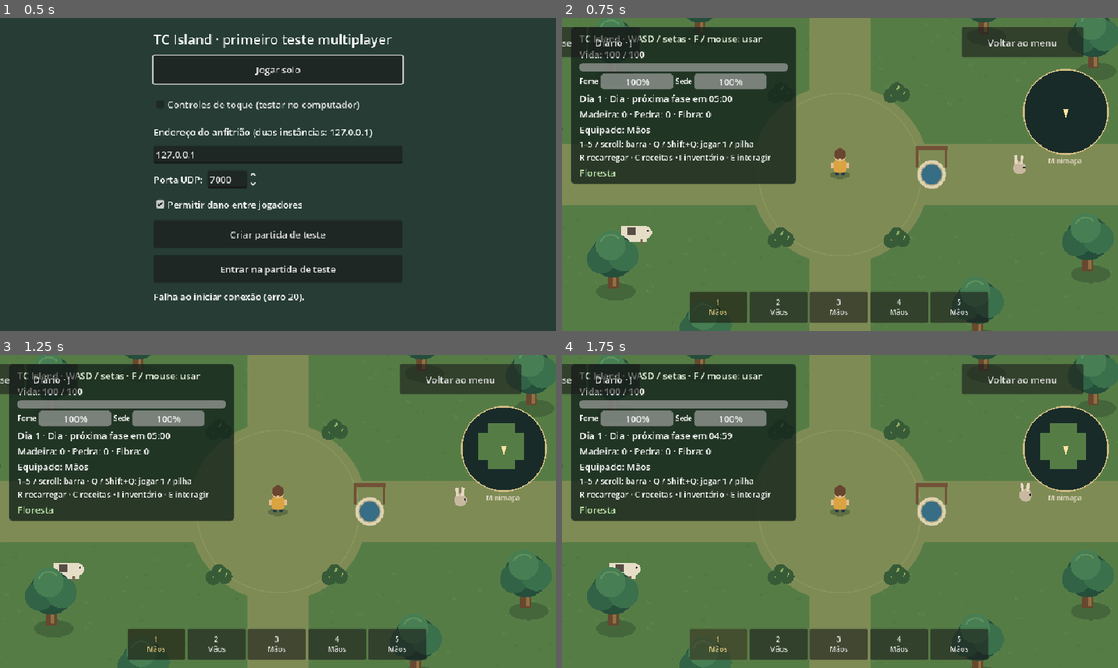
Above: before the commit, frames 1-4 (two rows, left to right).
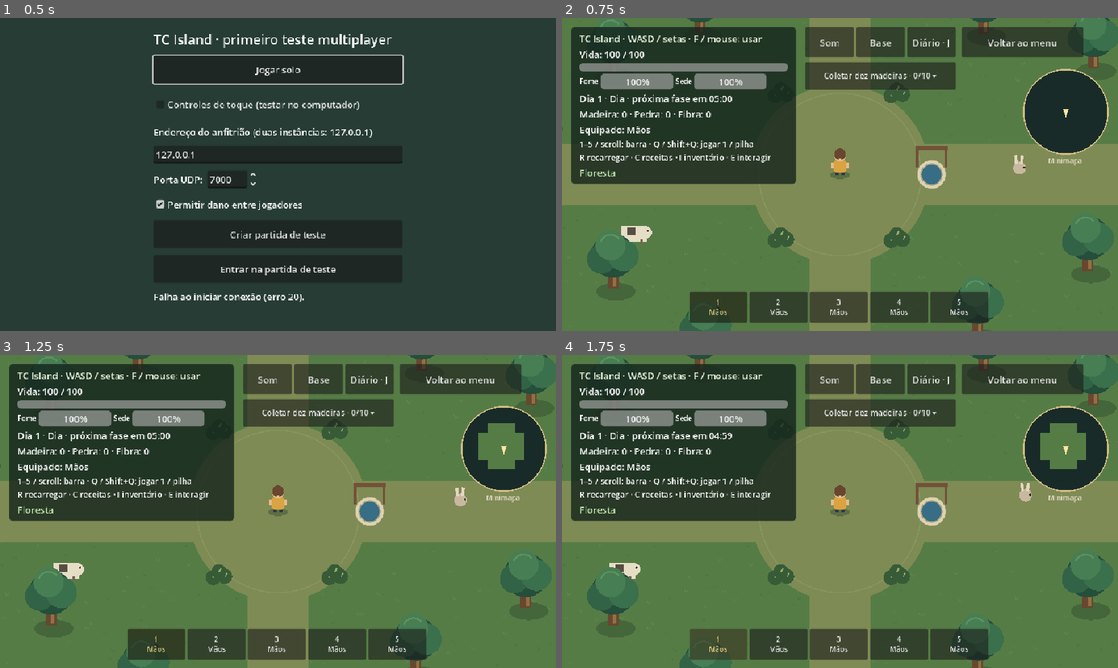
Above: after the commit, the same moments.

Repository: GustavoTc-Web/Tece-Island
Game: Godot game, scene res://tests/network_update_probe.tscn
The game is run twice, just before and just after one commit, with the same random seed, the same clock (stepped at 60 frames per second) and the same inputs. This scene is started directly instead of the project's main scene.
Inputs:
- Up to frame 1 (0.5 s): no input
- Up to frame 2 (0.75 s): click "Jogar solo" at 0.5 s
- Up to frame 3 (1.25 s): no input
- Up to frame 4 (1.75 s): click "1 Mãos" at 1.25 s

Frame 1 is identical in both runs. In frame 2, 5.2% of the frame differs, in the area x 0-71%, y 2-23%; in frame 3, 5.2%; in frame 4, 5.2%.

Commit message:
feat: guiar exploração com objetivos opcionais persistentes

Diff:
--- a/scripts/hud.gd
+++ b/scripts/hud.gd
@@ -25,6 +25,7 @@
 var base_view: BaseView
 var journal_view: JournalView
 var journal_button: Button
+var objective_button: Button
 
 
 func initialize(source: ResourceInventory) -> void:
@@ -115,7 +116,7 @@
 	add_child(utility_buttons)
 	var sound := Button.new()
 	sound.text = "Som"
-	sound.custom_minimum_size = Vector2(88, 52)
+	sound.custom_minimum_size = Vector2(84, 52)
 	sound.pressed.connect(func():
 		if combat_options == null:
 			combat_options = CombatOptions.new()
@@ -125,7 +126,7 @@
 	utility_buttons.add_child(sound)
 	var base := Button.new()
 	base.text = "Base"
-	base.custom_minimum_size = Vector2(88, 52)
+	base.custom_minimum_size = Vector2(84, 52)
 	base.pressed.connect(func(): open_base())
 	utility_buttons.add_child(base)
 	utility_buttons.position.x = -92
@@ -221,6 +222,7 @@
 	if base_view != null: base_view.visible = panel == "base"
 	if journal_view != null: journal_view.visible = panel == "journal"
 	if utility_buttons != null: utility_buttons.visible = panel == "" and not showing_death
+	if objective_button != null: refresh_objective()
 	panel_toggled.emit(panel != "")
 
 
@@ -245,11 +247,33 @@
 	journal_view.visible = false
 	journal_button = Button.new()
 	journal_button.text = "Diário · J"
-	journal_button.custom_minimum_size = Vector2(88, 52)
+	journal_button.custom_minimum_size = Vector2(84, 52)
+	journal_button.add_theme_font_size_override("font_size", 16)
+	journal_button.clip_text = true
 	journal_button.pressed.connect(func(): set_panel("journal"))
 	utility_buttons.add_child(journal_button)
-	utility_buttons.position.x = -138
-	source.changed.connect(func(): journal_button.text = "Diário · %d novas" % source.unread.size() if not source.unread.is_empty() else "Diário · J")
+	utility_buttons.set_anchors_and_offsets_preset(Control.PRESET_TOP_LEFT)
+	utility_buttons.position = Vector2(420, 16)
+	source.changed.connect(func(): journal_button.text = "Diário · %d" % source.unread.size() if not source.unread.is_empty() else "Diário · J")
+
+func initialize_objectives(source: IslandObjectives) -> void:
+	journal_view.objectives = source
+	source.changed.connect(journal_view.refresh)
+	objective_button = Button.new()
+	objective_button.position = Vector2(420, 76)
+	objective_button.custom_minimum_size = Vector2(260, 48)
+	objective_button.add_theme_font_size_override("font_size", 14)
+	objective_button.clip_text = true
+	objective_button.pressed.connect(func(): source.collapsed = not source.collapsed; source.changed.emit())
+	add_child(objective_button)
+	source.changed.connect(refresh_objective)
+	refresh_objective()
+
+func refresh_objective() -> void:
+	var source := journal_view.objectives
+	objective_button.visible = source.enabled and current_panel == "" and not showing_death
+	var goal: Dictionary = IslandObjectives.GOALS[source.tracked]
+	objective_button.text = "Objetivo ▸" if source.collapsed else "%s · %d/%d ▾" % [goal.title, source.values[source.tracked], goal.target]
 
 func open_base(target: PlacedStructure = null) -> void:
 	if network_mode:
--- a/scripts/inventory.gd
+++ b/scripts/inventory.gd
@@ -3,6 +3,8 @@
 
 signal changed(wood: int, stone: int)
 signal equipment_changed(tool: String)
+signal resource_collected(item: String, amount: int)
+signal crafted(id: String)
 @export_range(5, 64) var capacity: int = 7
 @export var stack_limit: int = 15
 @export var backpack_bonus: int = 2
@@ -176,6 +178,7 @@
 		backpack = {"item": id, "quantity": 1}
 		_resize_capacity()
 	_notify()
+	crafted.emit(id)
 	return true
 
 func _resize_capacity() -> void:
--- /dev/null
+++ b/scripts/island_objectives.gd
@@ -0,0 +1,58 @@
+class_name IslandObjectives
+extends Node
+signal changed
+signal completed(title: String)
+var values := {"wood": 0, "tool": 0, "base": 0, "meal": 0, "record": 0, "temple": 0}
+var placed := {"cama": false, "fogueira": false}
+var tracked := "wood"
+var enabled := true
+var collapsed := false
+const GOALS := {
+	"wood": {"title": "Coletar dez madeiras", "target": 10},
+	"tool": {"title": "Fabricar uma ferramenta", "target": 1},
+	"base": {"title": "Colocar cama e fogueira", "target": 2},
+	"meal": {"title": "Cozinhar uma refeição", "target": 1},
+	"record": {"title": "Encontrar o primeiro registro", "target": 1},
+	"temple": {"title": "Explorar um templo das Ruínas", "target": 1}
+}
+func advance(id: String, amount: int, quiet: bool = false) -> void:
+	var before: int = values[id]
+	values[id] = mini(int(GOALS[id].target), before + maxi(0, amount))
+	if values[id] == before: return
+	if not quiet and values[id] == GOALS[id].target: completed.emit(GOALS[id].title)
+	changed.emit()
+func collected(item: String, amount: int) -> void:
+	if item == "madeira": advance("wood", amount)
+func crafted(id: String) -> void:
+	if ResourceRules.RECIPES[id].category in ["machado", "picareta", "espada", "arco"]: advance("tool", 1)
+	if ResourceRules.crafting_group(id) == "Fogueira": advance("meal", 1)
+func structure_placed(kind: String, quiet: bool = false) -> void:
+	if not placed.has(kind) or placed[kind]: return
+	placed[kind] = true
+	advance("base", 1, quiet)
+func reconcile(world: Node2D) -> void:
+	for node in world.get_node("WorldObjects").get_children():
+		if node is PlacedStructure and not node.is_queued_for_deletion(): structure_placed(node.kind, true)
+	if "arrival" in world.journal.discovered: advance("record", 1, true)
+	visit(world, true)
+func visit(world: Node2D, quiet: bool = false) -> void:
+	if values.temple > 0: return
+	for temple in world.ruins.temples:
+		if Rect2(-340, -230, 680, 460).has_point(temple.to_local(world.get_node("WorldObjects/Player").global_position)):
+			advance("temple", 1, quiet)
+			return
+func capture() -> Dictionary:
+	return {"values": values.duplicate(), "placed": placed.duplicate(), "tracked": tracked, "enabled": enabled, "collapsed": collapsed}
+func restore(data: Dictionary) -> bool:
+	if not data.get("values", {}) is Dictionary or not data.get("placed", {}) is Dictionary: return false
+	for id in values:
+		var value = data.get("values", {}).get(id, 0)
+		if not (value is int or value is float) or not is_finite(float(value)) or value < 0 or value > GOALS[id].target: return false
+	for id in values: values[id] = int(data.get("values", {}).get(id, 0))
+	for id in placed: placed[id] = bool(data.get("placed", {}).get(id, false))
+	tracked = str(data.get("tracked", "wood"))
+	if not GOALS.has(tracked): tracked = "wood"
+	enabled = bool(data.get("enabled", true))
+	collapsed = bool(data.get("collapsed", false))
+	changed.emit()
+	return true
--- a/scripts/journal_view.gd
+++ b/scripts/journal_view.gd
@@ -5,6 +5,8 @@
 var pages: VBoxContainer
 var text: Label
 var selected := ""
+var objectives: IslandObjectives
+var goals_mode := false
 func _ready() -> void:
 	set_anchors_and_offsets_preset(Control.PRESET_FULL_RECT)
 	var shade := ColorRect.new()
@@ -22,8 +24,16 @@
 	title.text = "Diário · O Último Sinal"
 	title.add_theme_font_size_override("font_size", 24)
 	rows.add_child(title)
+	var tabs := HBoxContainer.new()
+	rows.add_child(tabs)
+	for mode in [false, true]:
+		var tab := Button.new()
+		tab.text = "Objetivos" if mode else "Registros"
+		tab.custom_minimum_size = Vector2(280, 52)
+		tab.pressed.connect(func(): goals_mode = mode; refresh())
+		tabs.add_child(tab)
 	var scroll := ScrollContainer.new()
-	scroll.custom_minimum_size = Vector2(580, 370)
+	scroll.custom_minimum_size = Vector2(580, 300)
 	scroll.size_flags_vertical = Control.SIZE_EXPAND_FILL
 	scroll.horizontal_scroll_mode = ScrollContainer.SCROLL_MODE_DISABLED
 	rows.add_child(scroll)
@@ -48,6 +58,23 @@
 	for child in pages.get_children():
 		pages.remove_child(child)
 		child.queue_free()
+	if goals_mode and objectives != null:
+		var toggle := CheckButton.new()
+		toggle.text = "Mostrar objetivo na HUD"
+		toggle.custom_minimum_size.y = 56
+		toggle.button_pressed = objectives.enabled
+		toggle.toggled.connect(func(value): objectives.enabled = value; objectives.changed.emit())
+		pages.add_child(toggle)
+		for id in IslandObjectives.GOALS:
+			var goal: Dictionary = IslandObjectives.GOALS[id]
+			var button := Button.new()
+			button.text = "%s · %d/%d%s\n%s" % [goal.title, objectives.values[id], goal.target, " · Concluído" if objectives.values[id] == goal.target else "", "Acompanhando" if objectives.tracked == id else "Acompanhar"]
+			button.add_theme_font_size_override("font_size", 18)
+			button.custom_minimum_size.y = 64
+			button.pressed.connect(func(): objectives.tracked = id; objectives.enabled = true; objectives.collapsed = false; objectives.changed.emit())
+			pages.add_child(button)
+		text.text = "Objetivos opcionais, sem recompensas materiais. Contagens começam com ações comprovadas; o save antigo não registra todo o histórico."
+		return
 	for i in range(journal.discovered.size()):
 		var id := journal.discovered[i]
 		var button := Button.new()
--- a/scripts/resource_drop.gd
+++ b/scripts/resource_drop.gd
@@ -18,6 +18,7 @@
 	data.quantity = quantity
 	var accepted := inventory.add_item(data)
 	quantity -= accepted
+	if accepted > 0: inventory.resource_collected.emit(resource, accepted)
 	collecting = false
 	queue_redraw()
 	if quantity == 0:
--- a/scripts/structure_system.gd
+++ b/scripts/structure_system.gd
@@ -1,6 +1,7 @@
 extends Node2D
 
 const STRUCTURE := preload("res://scenes/placed_structure.tscn")
+signal placed(kind: String)
 @export var placement_distance: float = 110.0
 @export var sleep_enemy_distance: float = 260.0
 var player: CharacterBody2D
@@ -73,6 +74,7 @@
 	structure.rotation = preview_angle
 	structure.system = self
 	container.add_child(structure)
+	placed.emit(item)
 	cancel()
 	return true
 
--- a/scripts/world.gd
+++ b/scripts/world.gd
@@ -19,6 +19,8 @@
 var initial_progress := {}
 var region_wells := {}
 var journal: IslandJournal
+var objectives: IslandObjectives
+var loading_progress := false
 
 
 func _ready() -> void:
@@ -137,6 +139,15 @@
 	add_child(journal)
 	journal.initialize(self)
 	$HUD.initialize_journal(journal)
+	objectives = IslandObjectives.new()
+	add_child(objectives)
+	$HUD.initialize_objectives(objectives)
+	$Inventory.resource_collected.connect(objectives.collected)
+	$Inventory.crafted.connect(objectives.crafted)
+	$Structures.placed.connect(objectives.structure_placed)
+	journal.changed.connect(func():
+		if "arrival" in journal.discovered: objectives.advance("record", 1, loading_progress))
+	objectives.completed.connect(func(title): $HUD.show_message("Objetivo concluído: " + title))
 	var previous_wells: Dictionary = initial_progress.get("region_wells", {}) if initial_progress.get("region_wells", {}) is Dictionary else {}
 	if NaturalWells.valid_metadata(previous_wells):
 		region_wells = NaturalWells.generate(world_seed, previous_wells, initial_progress.get("structures", []) if initial_progress.get("structures", []) is Array else [])
@@ -148,6 +159,7 @@
 		progress_store.load_progress()
 		# Persist the fixed layout after loading; any older/draft format has a backup.
 		if initial_progress.get("wells_policy", "") != "fixed": save_progress()
+	objectives.reconcile(self)
 
 func save_progress() -> bool:
 	return progress_store.save() if progress_store != null else true
@@ -164,6 +176,7 @@
 	$HUD.show_message($WorldObjects/Player/Needs.use_slot($Inventory, index))
 
 func _physics_process(_delta: float) -> void:
+	objectives.visit(self)
 	var dark: bool = WorldTerrain.is_dark($WorldObjects/Player.global_position)
 	if $DayNight.local_darkness != dark:
 		$DayNight.local_darkness = dark
--- a/scripts/world_progress.gd
+++ b/scripts/world_progress.gd
@@ -17,6 +17,7 @@
 	result.region_wells = world.region_wells.duplicate(true)
 	result.wells_policy = "fixed"
 	result.journal = world.journal.capture()
+	result.objectives = world.objectives.capture()
 	result.generated_regions = []
 	for region in WorldTerrain.regions(): result.generated_regions.append(region.id)
 	for node in world.get_node("WorldObjects").get_children():
@@ -41,6 +42,11 @@
 	return result
 
 func load_progress() -> void:
+	world.loading_progress = true
+	_load_progress()
+	world.loading_progress = false
+
+func _load_progress() -> void:
 	var data := store.read()
 	if store.error != "":
 		writable = false
@@ -58,6 +64,13 @@
 		world.get_node("HUD").show_message("Progresso incompatível: o save original foi preservado.")
 		return
 	# Validate all inventories before changing anything in the running world.
+	var goals_check := IslandObjectives.new()
+	if not data.get("objectives", {}) is Dictionary or not goals_check.restore(data.get("objectives", {})):
+		writable = false
+		goals_check.free()
+		world.get_node("HUD").show_message("Objetivos incompatíveis: save original preservado.")
+		return
+	goals_check.free()
 	var journal_check := IslandJournal.new()
 	if not data.get("journal", {}) is Dictionary or not journal_check.restore(data.get("journal", {})):
 		writable = false
@@ -93,6 +106,7 @@
 		world.get_node("HUD").show_message("Progresso incompatível: o save original foi preservado.")
 		return
 	world.get_node("Inventory").restore_state(data.inventory)
+	world.objectives.restore(data.get("objectives", {}))
 	world.journal.restore(data.get("journal", {}))
 	world.minimap.explored = data.get("explored", {}).duplicate(true)
 	var player: CharacterBody2D = world.get_node("WorldObjects/Player")
@@ -146,6 +160,7 @@
 				node.released = bool(data.loot[key].released)
 				node.queue_redraw()
 	world.get_node("HUD").show_message("Progresso local carregado.")
+	world.objectives.reconcile(world)
 
 func save() -> bool:
 	if not writable: return false
--- /dev/null
+++ b/tests/validate_objectives.gd
@@ -0,0 +1,70 @@
+extends SceneTree
+var checks := 0
+var failures := 0
+var notices := 0
+func _initialize() -> void: call_deferred("run")
+func check(value: bool, label: String) -> void:
+	checks += 1
+	if not value: failures += 1
+	print("PASS: " if value else "FAIL: ", label)
+func run() -> void:
+	var world: Node2D = load("res://scenes/world.tscn").instantiate()
+	root.add_child(world)
+	await physics_frame
+	var goals: IslandObjectives = world.objectives
+	goals.completed.connect(func(_title): notices += 1)
+	var inv: ResourceInventory = world.get_node("Inventory")
+	inv.add_resource("madeira", 20)
+	check(goals.values.wood == 0, "Posse sem evento não inventa contagem histórica de coleta")
+	var drop: ResourceDrop = load("res://scenes/resource_drop.tscn").instantiate()
+	drop.quantity = 10
+	world.get_node("WorldObjects").add_child(drop)
+	drop.collect(inv)
+	check(goals.values.wood == 10 and notices == 1, "Coleta real completa objetivo e notifica uma vez")
+	goals.collected("madeira", 10)
+	check(notices == 1, "Novas coletas não duplicam conclusão")
+	check(inv.craft("machado_madeira") and goals.values.tool == 1, "Fabricação efetiva completa ferramenta")
+	check(not inv.craft("machado_pedra") and notices == 2, "Receita sem materiais não progride")
+	world.get_node("Structures").placed.emit("cama")
+	world.get_node("Structures").placed.emit("cama")
+	check(goals.values.base == 1, "Camas repetidas contam apenas um dos tipos")
+	world.get_node("Structures").placed.emit("fogueira")
+	check(goals.values.base == 2, "Cama e fogueira completam base")
+	inv.add_resource("carne_crua", 1)
+	inv.cooking_available = true
+	inv.craft("carne_cozida")
+	check(goals.values.meal == 1, "Cozinhar refeição progride somente com craft válido")
+	world.journal.collect("trail")
+	check(goals.values.record == 0, "Segundo registro não substitui primeiro")
+	world.journal.collect("arrival")
+	check(goals.values.record == 1, "Primeiro registro completa marco")
+	world.get_node("WorldObjects/Player").position = world.ruins.temples[0].position + Vector2(0, 100)
+	goals.visit(world)
+	check(goals.values.temple == 1 and notices == 6, "Visita ao interior real do templo completa sexto objetivo")
+	goals.tracked = "temple"
+	goals.collapsed = true
+	goals.enabled = false
+	var state := goals.capture()
+	goals.restore(state)
+	goals.reconcile(world)
+	check(notices == 6 and goals.capture() == state, "Restore preserva acompanhamento e não renotifica conquistas")
+	var legacy := IslandObjectives.new()
+	legacy.restore({})
+	var bed: PlacedStructure = load("res://scenes/placed_structure.tscn").instantiate()
+	bed.kind = "cama"
+	bed.system = world.get_node("Structures")
+	world.get_node("WorldObjects").add_child(bed)
+	legacy.reconcile(world)
+	check(legacy.values.base == 1 and legacy.values.wood == 0 and legacy.values.tool == 0, "Legado reconhece cama presente sem inventar histórico ausente")
+	legacy.free()
+	var hud: CanvasLayer = world.get_node("HUD")
+	hud.set_panel("journal")
+	hud.journal_view.goals_mode = true
+	hud.journal_view.refresh()
+	check(hud.journal_view.pages.get_child_count() == 7 and not hud.objective_button.visible, "Lista separada e painel bloqueia HUD")
+	hud.set_panel("")
+	check(not hud.objective_button.visible, "Desativação persiste na interface")
+	world.queue_free()
+	await process_frame
+	print("OBJECTIVES: %d verificações, %d falhas" % [checks, failures])
+	quit(1 if failures else 0)
Not shown, added: scripts/island_objectives.gd.uid
Not shown, changed: docs/ATUALIZACAO_SINAL.md
